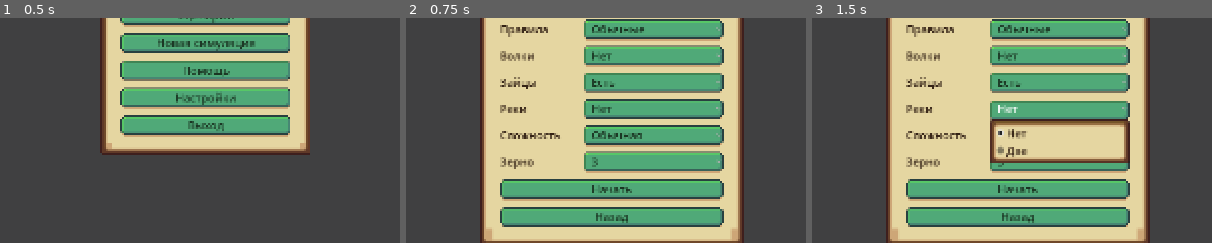
Above: before the commit, frames 1-3 (left to right).
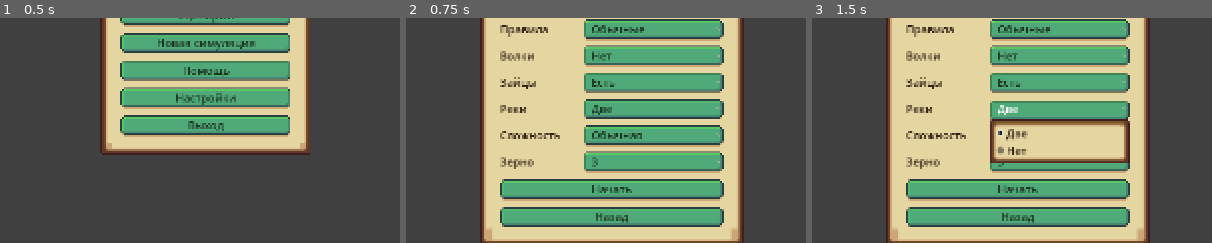
Above: after the commit, the same moments.

Repository: plasticlife-art/animals
Game: Godot game, scene res://scenes/main/main.tscn
Same seed, same stepped clock (60 frames per second), same inputs: the game is played once before the commit and once after it.
Inputs (mouse positions are % of the whole screen's width and height, from its top left):
- Up to frame 1 (0.5 s): no input
- Up to frame 2 (0.75 s): click "Новая симуляция" at 0.5 s
- Up to frame 3 (1.5 s): click (55, 61) at 1.25 s, where only the run after the commit has a clickable "Две"
The pictures show only the part of the screen within x 24-74%, y 41-91%; the shares and areas given below are measured in that part.

Frame 1 is identical in both runs. In frame 2, 0.1% of the frame differs, in the area x 46-52%, y 38-44%; in frame 3, 0.3%, in the area x 46-54%, y 38-62%.

Commit message:
Let the rivers run by default, softer, and say what they cost
Softer rivers ship on: fords every 10 cells at 1.5 times the ground's cost, a narrower bed.
On LOD 2880 s x 8 seeds they cost the deer 17 % (the interval -71..+2), in births; deaths of
thirst halved, foxes, grouse and hares even, no species lost. Probes ruled out what could be
measured: does readier with rivers, bucks as ready, herds less split between sectors, a ready
doe as often beside a ready buck, as many deer awake; births fell 4-6 % in 24 minutes and
10 % in 48, the slow sum of a changed map. Off in the scenarios and the test fixtures; a
river's banks keep its name, so the place test counts ponds apart from rivers.

Co-Authored-By: Claude Opus 5.5 <noreply@anthropic.com>

Diff:
--- a/data/config/help.json
+++ b/data/config/help.json
@@ -24,7 +24,7 @@
     },
     "setup": {
       "label": "Запуск",
-      "body": "«Сценарии» в главном меню — миры с целью (см. …(851 unchanged characters)… по умолчанию) или нет.\n• [b]Реки[/b] — нет (по умолчанию) или две реки через карту.\n• [b]Сложность[/b] — насколько быстро …(414 unchanged characters)…
+      "body": "«Сценарии» в главном меню — миры с целью (см. …(851 unchanged characters)… по умолчанию) или нет.\n• [b]Реки[/b] — две реки через карту (по умолчанию) или нет.\n• [b]Сложность[/b] — насколько быстро …(414 unchanged characters)…
     },
     "powers": {
       "label": "Силы",
@@ -36,7 +36,7 @@
     },
     "nature": {
       "label": "Стадо и охота",
-      "body": "[b]Стадо бежит вместе[/b]\nОленя, который зам …(2698 unchanged characters)… В сценариях погоды нет.\n\n[b]Реки[/b]\nЕсли выбрать реки при запуске, две реки текут от середины карты к её краю. Глубокую воду не перейти; переходят реку по бродам — светлым мелям поперёк русла, медленно. Пьют из реки у любого берега, и река не пересыхает. Через реку звери видят. С реками оленей меньше: стадам приходится обходить реку до брода."
+      "body": "[b]Стадо бежит вместе[/b]\nОленя, который зам …(2698 unchanged characters)… В сценариях погоды нет.\n\n[b]Реки[/b]\nДве реки текут от середины карты к её краю (их можно убрать при запуске). Глубокую воду не перейти; переходят реку по бродам — светлым мелям поперёк русла, медленно. Пьют из реки у любого берега, и река не пересыхает. Через реку звери видят. С реками оленей немного меньше. В сценариях рек нет."
     }
   }
 }
--- a/data/config/presets.json
+++ b/data/config/presets.json
@@ -780,19 +780,19 @@
     },
     "rivers": {
       "label": "Реки",
-      "default": "none",
+      "default": "two",
       "options": {
+        "two": {
+          "label": "Две",
+          "patch": {}
+        },
         "none": {
           "label": "Нет",
-          "patch": {}
-        },
-        "two": {
-          "label": "Две",
           "patch": {
             "world": {
               "terrain": {
                 "rivers": {
-                  "enabled": true
+                  "enabled": false
                 }
               }
             }
--- a/data/config/scenarios.json
+++ b/data/config/scenarios.json
@@ -1,5 +1,5 @@
 {
-  "_comment": "Scenarios: a world with a goal (`ConfigLoader …(161 unchanged characters)… ndle after them (each turns the weather off and has no hares: the goals were tun …(1095 unchanged characters)…
+  "_comment": "Scenarios: a world with a goal (`ConfigLoader …(161 unchanged characters)… ndle after them (each turns the weather and the rivers off and has no hares: the goals were tun …(1095 unchanged characters)…
   "order": ["first_winter", "long_drought", "too_many_foxes"],
   "scenarios": {
     "first_winter": {
@@ -13,7 +13,7 @@
           "climate": {"start_season_index": 2, "season_length_days": 2.0},
           "weather": {"enabled": false},
           "spawns": {"hare_count": 0},
-          "terrain": {"height": {"levels": 1}},
+          "terrain": {"height": {"levels": 1}, "rivers": {"enabled": false}},
           "grass": {"growth_rate": 0.002, "initial_density_min": 0.15, "initial_density_max": 0.4}
         },
         "species": {"herbivore": {"herd": {"migration": {"exempt_hunger": 30.0}}}},
@@ -50,7 +50,7 @@
           "climate": {"start_season_index": 1, "season_length_days": 3.0},
           "weather": {"enabled": false},
           "spawns": {"hare_count": 0},
-          "terrain": {"height": {"levels": 1}},
+          "terrain": {"height": {"levels": 1}, "rivers": {"enabled": false}},
           "water_levels": {"drought_years": [0], "initial_level": 0.5}
         },
         "balance": {"lifecycle": {"founder_age_share": 0.4}},
@@ -85,7 +85,7 @@
         "world": {
           "climate": {"start_season_index": 2},
           "weather": {"enabled": false},
-          "terrain": {"height": {"levels": 1}},
+          "terrain": {"height": {"levels": 1}, "rivers": {"enabled": false}},
           "spawns": {"predator_count": 60, "hare_count": 0}
         },
         "species": {
--- a/data/config/world.json
+++ b/data/config/world.json
@@ -249,18 +249,18 @@
       "border_clearance_cells": 1
     },
     "rivers": {
-      "_comment": "Rivers (`TerrainSystem._generate_rivers`) …(551 unchanged characters)… e world's); off while `enabled` is false.",
-      "enabled": false,
+      "_comment": "Rivers (`TerrainSystem._generate_rivers`) …(551 unchanged characters)… e world's); off while `enabled` is false, and in the scenarios. On LOD 2880 s x 8 seeds these cost the deer 17 % (the interval -71..+2), in births: does were readier, as often in a herd with a ready buck, as often awake; the first, deeper rivers with fords every 16 cells at 2.5 cost 22 %.",
+      "enabled": true,
       "count": 2,
-      "half_width_cells": 0.9,
+      "half_width_cells": 0.8,
       "min_length_fraction": 0.45,
       "wiggle": 4.0,
       "wiggle_frequency": 0.06,
       "climb_weight": 1.5,
       "pond_margin_cells": 3.0,
-      "ford_every_cells": 16.0,
+      "ford_every_cells": 10.0,
       "ford_width_cells": 2.0,
-      "ford_cost": 2.5,
+      "ford_cost": 1.5,
       "access_every_cells": 5.0,
       "seed": 0
     },
--- a/scripts/tests/chronicle_tests.gd
+++ b/scripts/tests/chronicle_tests.gd
@@ -126,10 +126,22 @@
 	var places = PlaceNamesScript.new()
 	places.build(world, 3)
 	a.equal(places.ponds.size(), world.water_sources.size(), "every pond named")
+	# A river's banks carry its name, once a river: the ponds are the rest.
 	var distinct := {}
+	var ponds := 0
+	var rivers := {}
 	for pond in places.ponds:
+		if pond.has("river"):
+			rivers[int(pond["river"])] = pond["name"]
+			continue
 		distinct[pond["name"]] = true
-	a.equal(distinct.size(), places.ponds.size(), "no two ponds share a name")
+		ponds += 1
+	a.equal(distinct.size(), ponds, "no two ponds share a name")
+	var river_names := {}
+	for river in rivers.keys():
+		river_names[rivers[river]] = true
+	a.is_true(river_names.size() == rivers.size() and not river_names.keys().any(func(name) -> bool: return distinct.has(name)),
+		"each river a name of its own, no pond's")
 	a.is_true(places.districts.size() >= 12 and places.districts.size() <= 40,
 		"a large map has a couple of dozen districts (%d)" % places.districts.size())
 	var unassigned := 0
--- a/scripts/tests/test_helpers.gd
+++ b/scripts/tests/test_helpers.gd
@@ -61,6 +61,8 @@
 	# And no weather: a fog or a snow would change a fixture's sight and pace from spell to spell.
 	# `WeatherTests` switches it on.
 	bundle["world"]["weather"] = {"enabled": false}
+	# Nor rivers: the fixtures' ground is theirs to lay out. `RiverTests` switches them on.
+	bundle["world"]["terrain"]["rivers"] = {"enabled": false}
 	# Off as well: the fixtures place their own foxes and herds, and assume a fox pairs with any fox
 	# and a herd weighs its pastures afresh. `TerritoryTests` and `SeasonalPastureTests` switch
 	# them on; wolves keep theirs, and come only where a test spawns them.
Not shown, changed: README.md
Not shown, changed: docs/ARCHITECTURE.md
